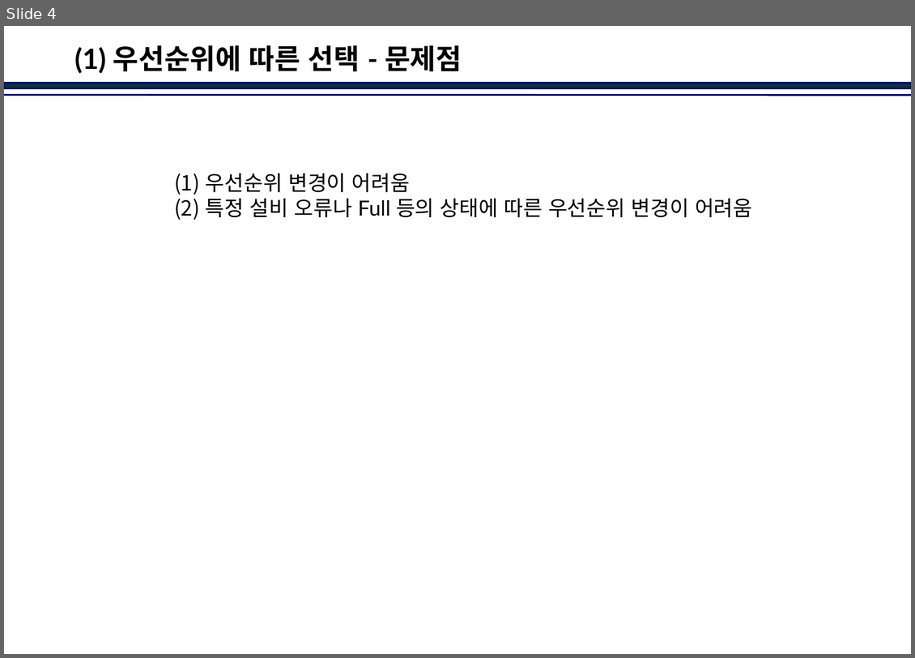
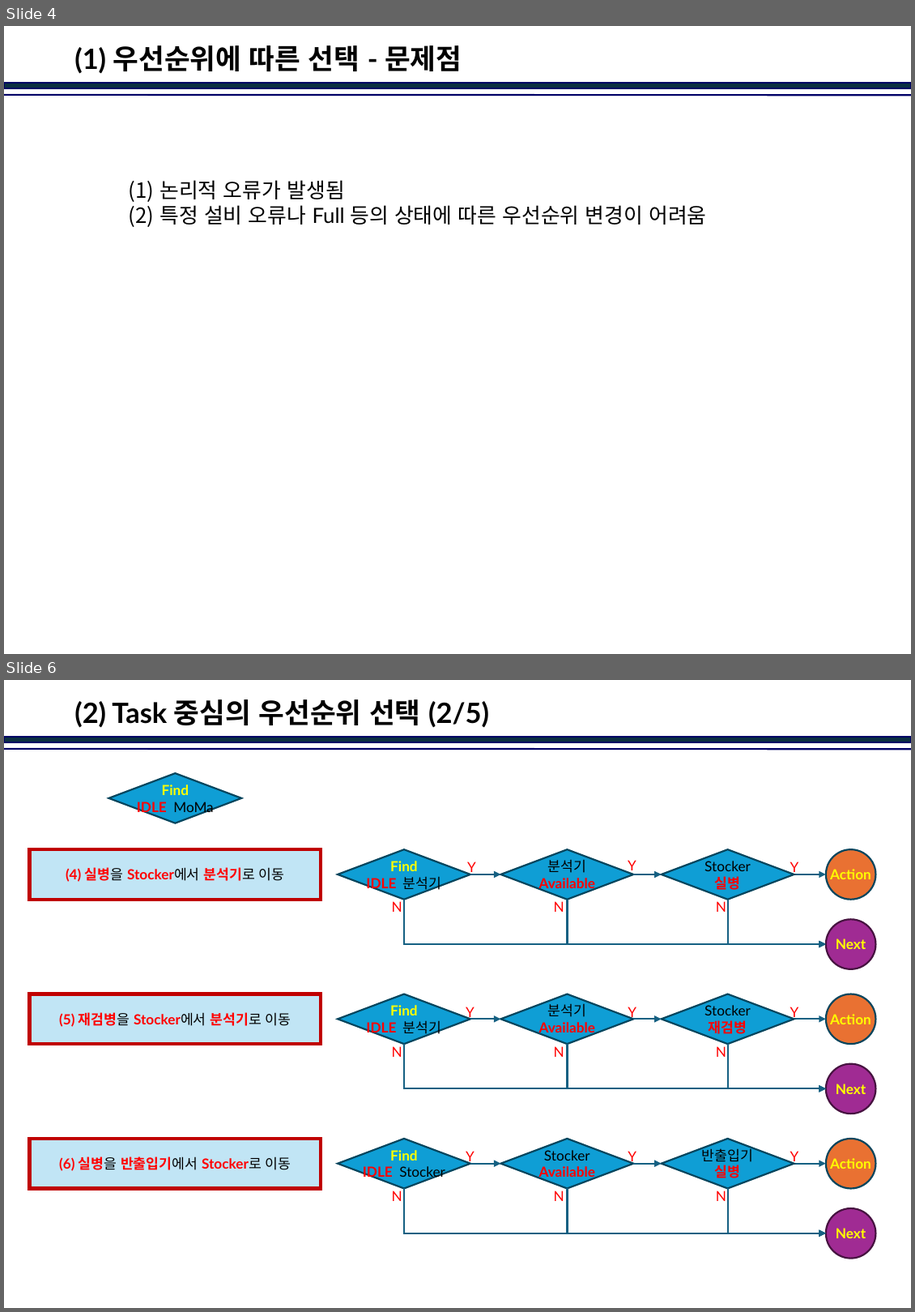
Before and after one commit to jinkabpark/SamickThk_Analysis, a slide deck: 허종원/Dispatcher in Action.pptx. Shown one above the other, each under a label of ours: slide 4 before the commit, slides 4 and 6 after it; the slides between them are not shown. The pictures are 915x658 and 915x1312 pixels, drawn with LibreOffice and Linux fonts; fonts in the diff are those of the drawing; background and template pictures are left out. Boxes give left, top, right and bottom in pixels: in the first picture for what was removed or moved away, otherwise in the second. Text is boxed around its words. In the diff, an @@ line names an element or a change of style, - is before the commit and + after.

```diff
--- a/허종원/Dispatcher in Action.pptx
+++ b/허종원/Dispatcher in Action.pptx
@@ slide 6 added at <box>4,680,911,1308</box>, background #FFFFFF; not listed: 2 template elements that a slide beside it also shows @@
@@ title added at <box>74,699,489,728</box>, 24 pt, text #000000, bold @@
+(2) Task 중심의 우선순위 선택 (2/5)
@@ diamond added at <box>108,773,242,823</box>, fill #0F9ED5, outline #07455D 1.5 pt, 12 pt, text #FFFF00, bold @@
+Find
+IDLE MoMa
@@ group added at <box>29,849,877,970</box>: 6 texts, 3 diamonds, 3 arrows, 3 elbow arrows, 2 ellipses, 1 rectangle @@
+(4) 실병을 Stocker에서 분석기로 이동
+Find
+IDLE 분석기
+분석기
+Available
+Y
+Y
+N
+N
+Action
+Next
+Stocker
+실병
+Y
+N
@@ group added at <box>29,994,877,1114</box>: 6 texts, 3 diamonds, 3 arrows, 3 elbow arrows, 2 ellipses, 1 rectangle @@
+(5) 재검병을 Stocker에서 분석기로 이동
+Find
+IDLE 분석기
+분석기
+Available
+Action
+Next
+Stocker
+재검병
+Y
+Y
+Y
+N
+N
+N
@@ group added at <box>29,1139,877,1259</box>: 6 texts, 3 diamonds, 3 arrows, 3 elbow arrows, 2 ellipses, 1 rectangle @@
+(6) 실병을 반출입기에서 Stocker로 이동
+Find
+IDLE Stocker
+Stocker
+Available
+Action
+Next
+반출입기
+실병
+Y
+Y
+Y
+N
+N
+N
@@ slide 4 changed as well @@
@@ text "논리적 오류가 발생됨": place and size @@
-text "논리적 오류가 발생됨" at <box>206,173,752,217</box>
+text "논리적 오류가 발생됨" at <box>160,180,706,224</box>
@@ text at <box>160,180,344,199</box>: text changed @@
-(1) 우선순위 변경이 어려움
+(1) 논리적 오류가 발생됨
```
Also in this commit, not shown: 7 other slides changed, 20 other slides added, 16 slides removed.
